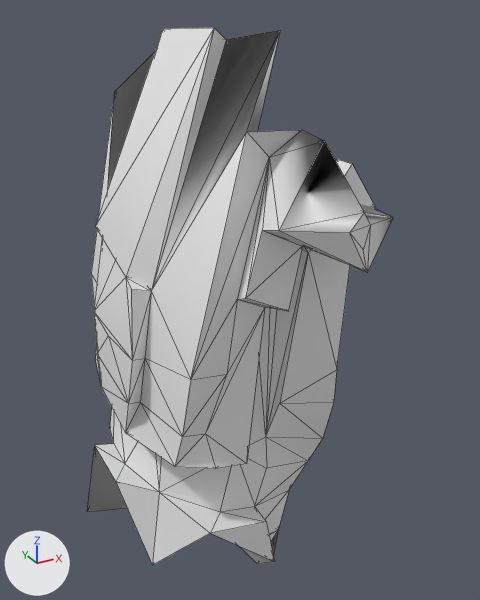
Two versions of the OBJ model src/main/resources/assets/kn8/meshes/miguel/arm_left.obj, one commit apart.
The view is the same before and after, from a 50 mm lens placed at (-0.402, -0.364, 1.315), pointed at (-0.215, -0.024, 1.145). Every picture has the same lights, and +X, +Y and +Z are marked at lower left. The first picture is the older version. Mesh edges are drawn as thin lines. Where no turn or scale is listed for an object, it has been applied to the vertices. Vertices at exactly the same position are counted once.

The scene before the commit, as lines of its bpy script (objects in view):
```python
me_arm_left = bpy.data.meshes.new('arm_left')
me_arm_left.from_pydata(...)  # 164 vertices, 324 faces; spans x -0.317..-0.16, y -0.132..0.1, z 0.965..1.306
# before: 24 (-0.269, -0.087, 1.029) at pixel (210, 533), 25 (-0.307, 0.014, 1.041) at pixel (94, 445), 26 (-0.307, -0.031, 1.042) at pixel (115, 481)
ob_arm_left = bpy.data.objects.new('arm_left', me_arm_left)
ob_arm_left.location = (0.0, 0.0, 0.0)
```
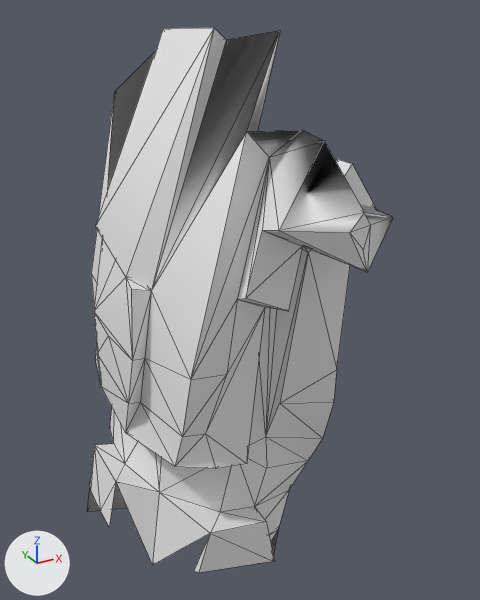
What differs and where, as boxes (x1, y1, x2, y2) in the pictures (480 x 600 px):
```json
{"object": "arm_left", "change": "reshaped", "before": [87, 28, 393, 565], "after": [87, 28, 393, 573]}
{"part": 1, "of": "me_arm_left", "change": "added", "after": [90, 445, 272, 573]}
```

The change, as JSON lines over the scene's bpy script:
```json
{"block": "me_arm_left", "where": "# used by ob_arm_left; location = (0.0, 0.0, 0.0)"}
{"block": "me_arm_left", "where": "# verts and faces of me_arm_left; kept vertices keep their numbers, new ones are numbered from 164"}
{"op": "remove", "block": "me_arm_left", "code": "me_arm_left.from_pydata(...)  # 164 vertices, 324 faces; spans x -0.317..-0.16, y -0.132..0.1, z 0.965..1.306"}
{"op": "add", "block": "me_arm_left", "code": "me_arm_left.from_pydata(...)  # 171 vertices, 330 faces; spans x -0.317..-0.16, y -0.132..0.1, z 0.965..1.306"}
{"block": "me_arm_left", "change": "me_arm_left part 1"}
{"op": "add", "block": "me_arm_left", "code": "verts[164] = (-0.314, -0.032, 1.009)  # pixel (109, 527)"}
{"op": "add", "block": "me_arm_left", "code": "verts[165] = (-0.315, -0.014, 1.01)  # pixel (100, 510)"}
{"op": "add", "block": "me_arm_left", "code": "verts[166] = (-0.314, 0.007, 1.011)  # pixel (90, 490)"}
{"op": "add", "block": "me_arm_left", "code": "verts[167] = (-0.278, -0.081, 0.999)  # pixel (193, 570)"}
{"op": "add", "block": "me_arm_left", "code": "verts[168] = (-0.276, -0.084, 0.998)  # pixel (198, 572)"}
{"op": "add", "block": "me_arm_left", "code": "verts[169] = (-0.225, -0.087, 0.986)  # pixel (273, 561)"}
{"op": "add", "block": "me_arm_left", "code": "verts[170] = (-0.312, 0.016, 1.011)  # pixel (89, 482)"}
{"op": "add", "block": "me_arm_left", "code": "faces += [(26, 165, 164), (25, 166, 165), (25, 165, 26), (24, 167, 168), (24, 168, 169), (25, 170, 166)]"}
{"block": "me_arm_left", "change": "other edits to the shape of me_arm_left do not show in these pictures"}
```
